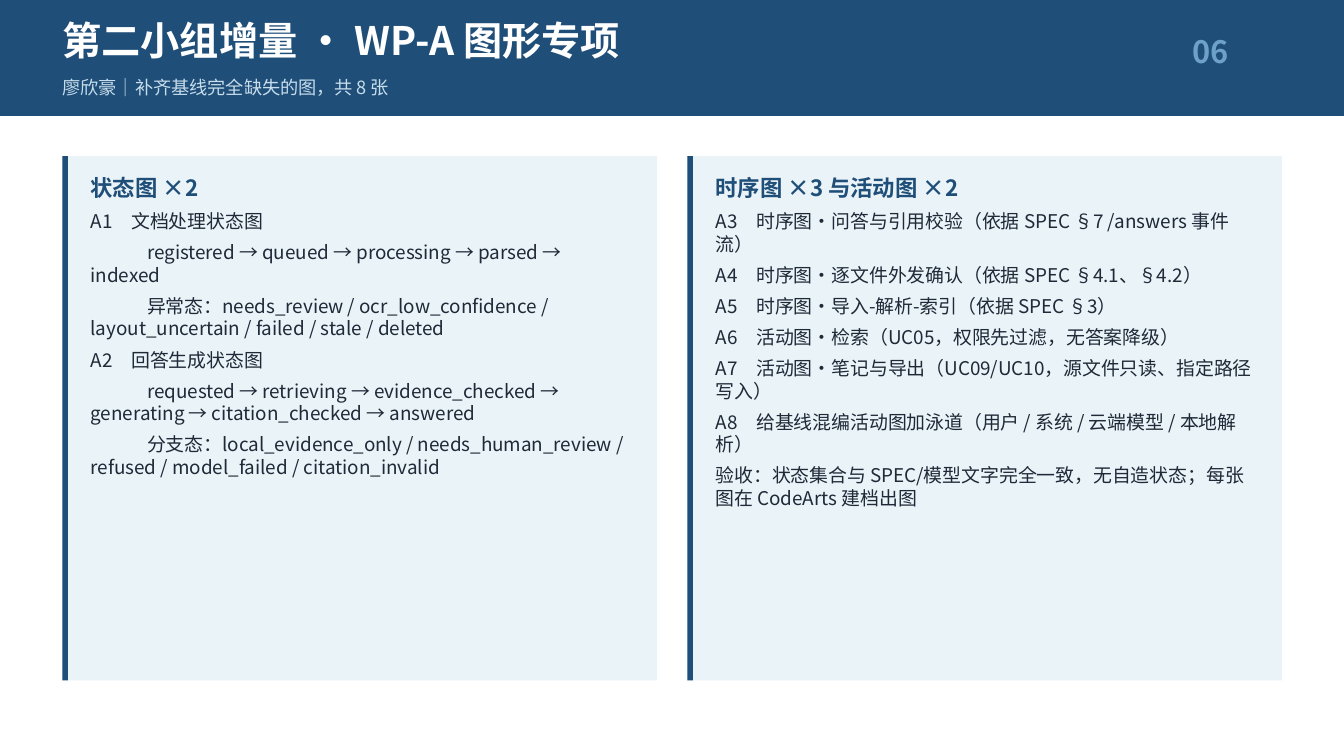
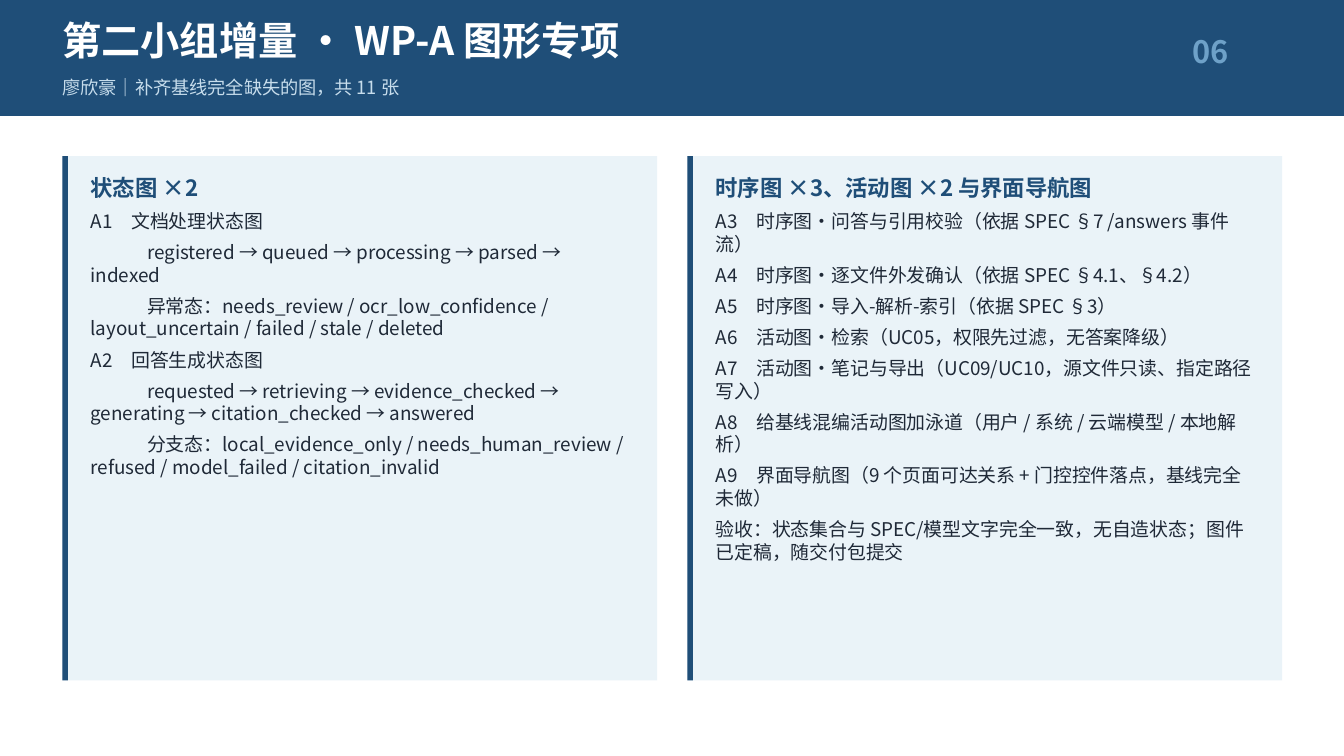
Before and after one commit to Intelligent-Reader-2zu/Intelligent-Reader-2zu, a slide deck: slide 6 of docs/需求建模/2组-work/02-需求建模汇报PPT-2组版.pptx. Drawn at 1344x756 pixels with LibreOffice and Linux fonts; fonts in the diff are those of the drawing. Boxes give left, top, right and bottom in pixels: in the first picture for what was removed or moved away, otherwise in the second. Text is boxed around its words. In the diff, an @@ line names an element or a change of style, - is before the commit and + after.

Commit message:
docs(2组/交付): 11 张建模图与 V0.3 交付包定稿，按课程命名规范组装提交包 [G6-G7]
- 06-建模图：11 张（A1-A9 + 用例图/领域模型修订件）底稿 puml + 导出 png 全部定稿
- 出图清单更名『建模图件清单』，去掉分包/待认领表述，改为验收标准
- 交付包顶层件按『序号-文件名-组号-团队名』命名，补齐 07-19 与 99
- 自查清单第 6/7/8 项销项；第 4/5 项口径修正为『大组共用件』
- 提交说明同步：SRS/SPEC 属大组共用件，基线快照已存
- 汇报 PPT 图数 8 → 11、补 A9 界面导航图；版本记录同步

```diff
--- a/docs/需求建模/2组-work/02-需求建模汇报PPT-2组版.pptx
+++ b/docs/需求建模/2组-work/02-需求建模汇报PPT-2组版.pptx
@@ text at (x1=62, y1=78, x2=399, y2=96): text changed @@
-廖欣豪｜补齐基线完全缺失的图，共 8 张
+廖欣豪｜补齐基线完全缺失的图，共 11 张
@@ text at (x1=716, y1=177, x2=1092, y2=198): text changed @@
-时序图 ×3 与活动图 ×2
+时序图 ×3、活动图 ×2 与界面导航图
@@ text at (x1=716, y1=466, x2=1244, y2=561): text changed @@
-验收：状态集合与 SPEC/模型文字完全一致，无自造状态；每张图在 CodeArts 建档出图
+A9 界面导航图（9 个页面可达关系 + 门控控件落点，基线完全未做）
+验收：状态集合与 SPEC/模型文字完全一致，无自造状态；图件已定稿，随交付包提交
```
Also in this commit, not shown: 4 other slides changed, 40 other files.
